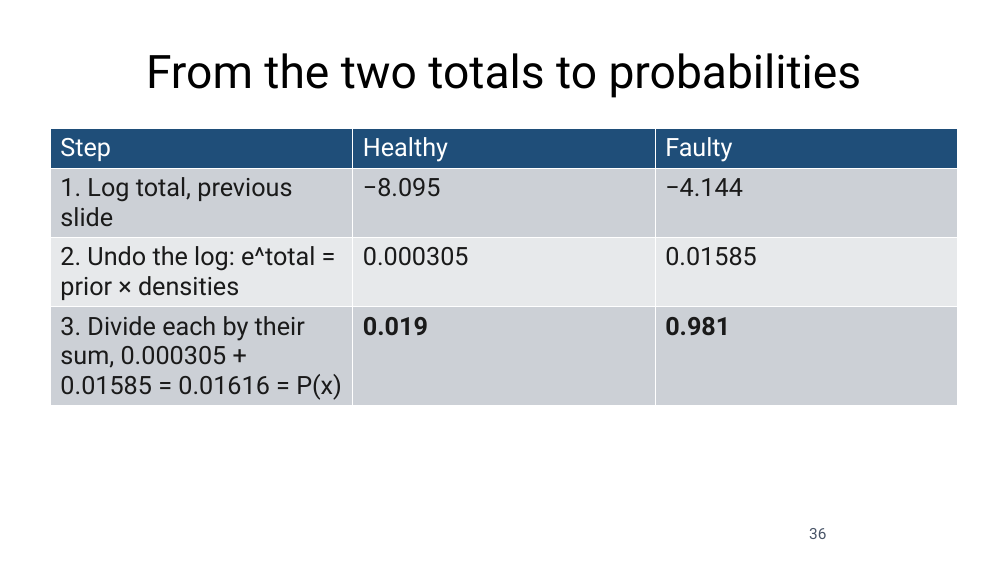
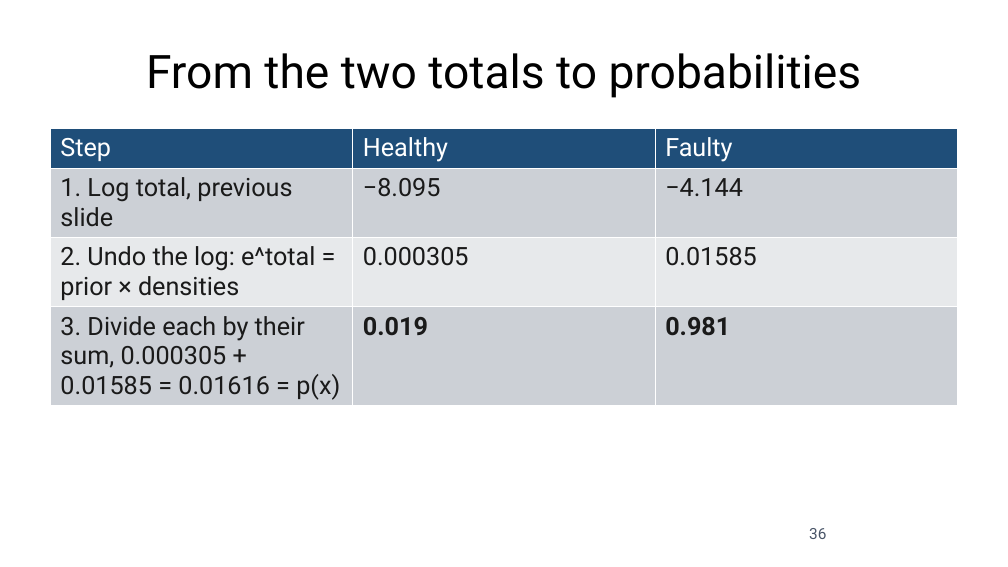
Before and after one commit to fabioantonini/technologies-for-artificial-intelligence, a slide deck: slide 36 of Lessons/06_knn_naive_bayes_svm/Slides/knn_naive_bayes_svm_slides.pptx. Drawn at 1008x567 pixels with LibreOffice and Linux fonts; fonts in the diff are those of the drawing; background and template pictures are left out. Boxes give left, top, right and bottom in pixels: in the first picture for what was removed or moved away, otherwise in the second. Text is boxed around its words. In the diff, an @@ line names an element or a change of style, - is before the commit and + after.

```diff
--- a/Lessons/06_knn_naive_bayes_svm/Slides/knn_naive_bayes_svm_slides.pptx
+++ b/Lessons/06_knn_naive_bayes_svm/Slides/knn_naive_bayes_svm_slides.pptx
@@ table at (50, 129, 958, 503) @@
-row 4, column 1: 3. Divide each by their sum, 0.000305 + 0.01585 = 0.01616 = P(x)
+row 4, column 1: 3. Divide each by their sum, 0.000305 + 0.01585 = 0.01616 = p(x)
```
Also in this commit, not shown: 9 other slides changed, 24 other files.
